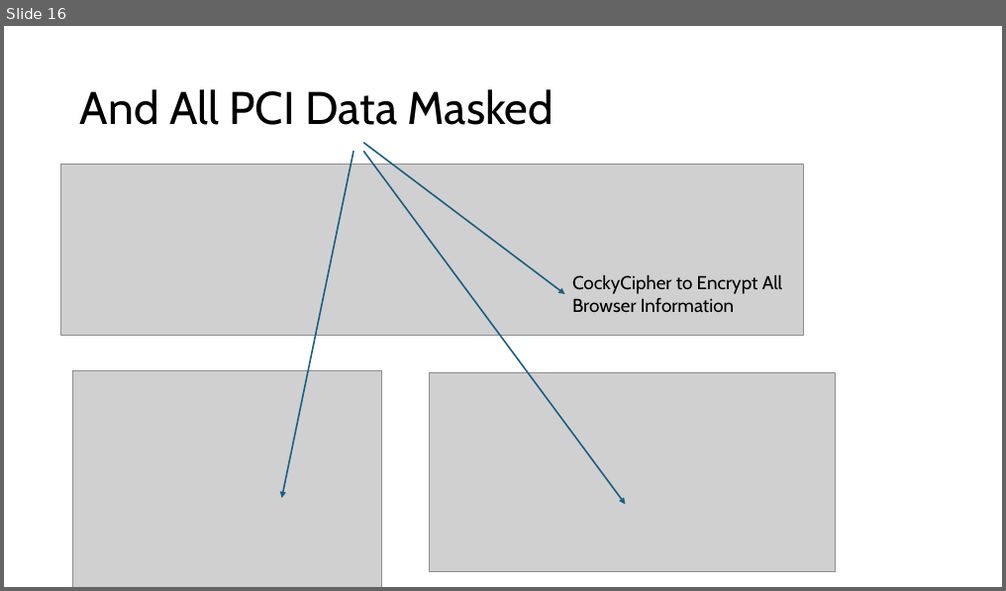
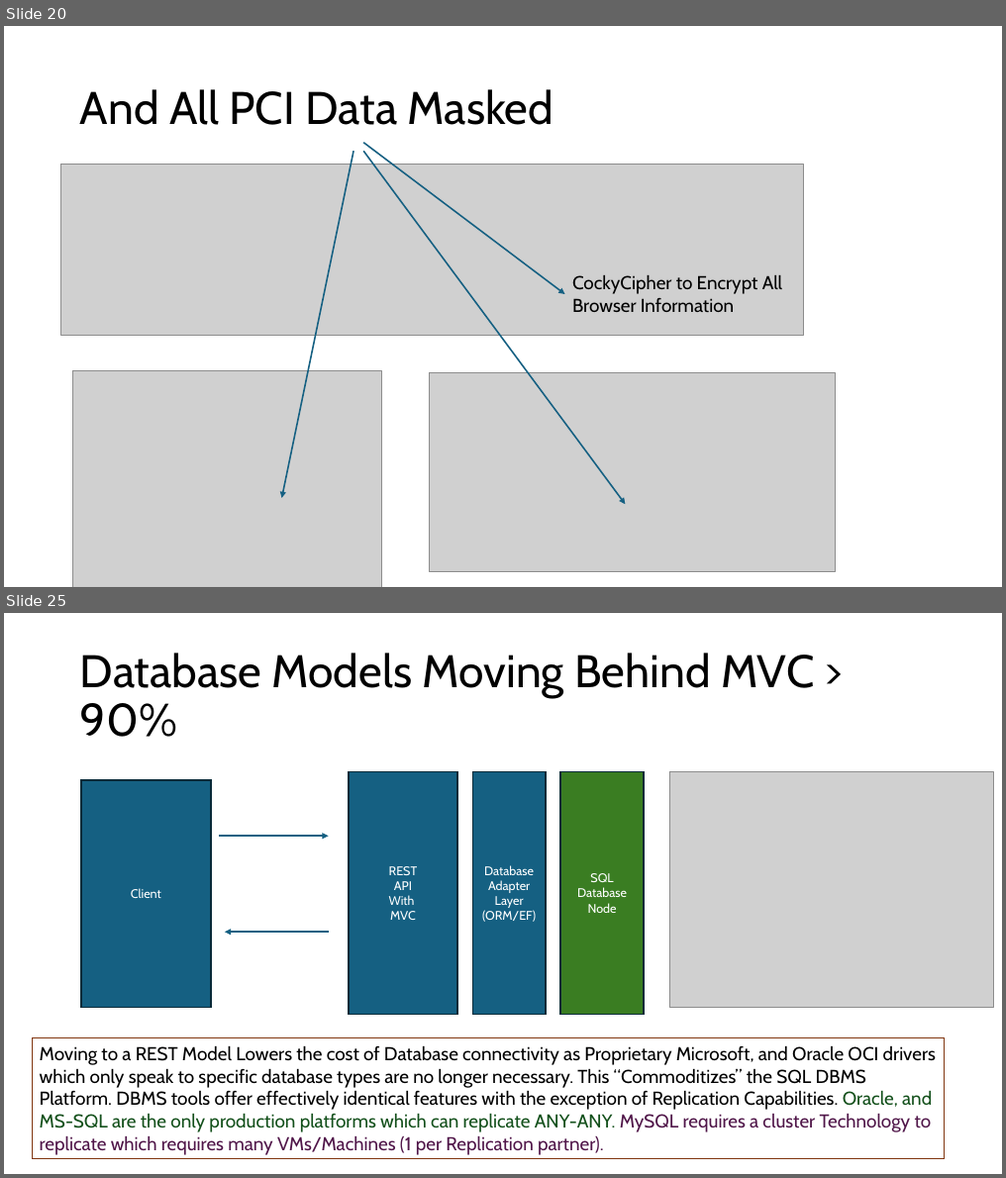
Before and after one commit to jssg33/analyticsgen4, a slide deck: sprint2/Cocky Cipher Overview.pptx. Shown one above the other, each under a label of ours: slide 16 before the commit, slides 20 and 25 after it; the slides between them are not shown. The pictures are 1006x591 and 1006x1178 pixels, drawn with LibreOffice and Linux fonts; fonts in the diff are those of the drawing; grey boxes stand for pictures. Boxes give left, top, right and bottom in pixels: in the first picture for what was removed or moved away, otherwise in the second. Text is boxed around its words. In the diff, an @@ line names an element or a change of style, - is before the commit and + after.

```diff
--- a/sprint2/Cocky Cipher Overview.pptx
+++ b/sprint2/Cocky Cipher Overview.pptx
@@ slide 25 added at (x1=4, y1=613, x2=1002, y2=1174), background #FFFFFF @@
@@ title added at (x1=80, y1=653, x2=814, y2=737), 44 pt, text #000000 @@
+Database Models Moving Behind MVC > 90%
@@ group added at (x1=81, y1=771, x2=645, y2=1014): 4 rectangles, 2 arrows @@
+Client
+REST
+API
+With
+MVC
+Database
+Adapter
+Layer
+(ORM/EF)
+SQL
+Database
+Node
@@ picture added at (x1=669, y1=771, x2=994, y2=1008) @@
@@ rectangle added at (x1=32, y1=1039, x2=944, y2=1160), fill #FFFFFF, outline #80350E 0.75 pt, 18 pt, text #000000 @@
+Moving to a REST Model Lowers the cost of Database connectivity as Proprietary Microsoft, and Oracle OCI drivers which only speak to specific database types are no longer necessary. This “Commoditizes” the SQL DBMS Platform. DBMS tools offer effectively identical features with the exception of Replication Capabilities. Oracle, and MS-SQL are the only production platforms which can replicate ANY-ANY. MySQL requires a cluster Technology to replicate which requires many VMs/Machines (1 per Replication partner).
@@ what was slide 16 is now slide 20 @@
```
Also in this commit, not shown: 2 slides changed, 10 other slides added, 1 other file.
